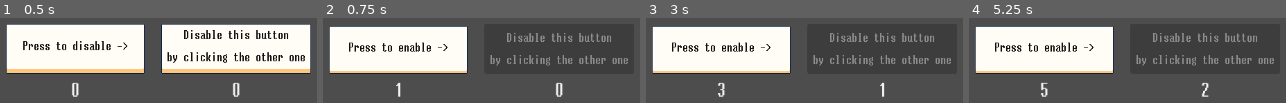
Above: before the commit, frames 1-4 (left to right).
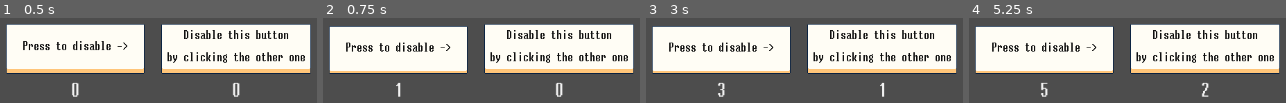
Above: after the commit, the same moments.

Repository: justin-calleja/godot-misc
Game: Godot game, scene res://scenes/btn_disable_another/main.tscn
Same seed, same stepped clock (60 frames per second), same inputs: the game is played once before the commit and once after it.
Inputs:
- Up to frame 1 (0.5 s): no input
- Up to frame 2 (0.75 s): click "Press to disable ->" at 0.5 s
- Up to frame 3 (3 s): click "Press to enable ->" (after the commit: "Press to disable ->") at 1.25 s; click "Disable this button by clicki…" at 2 s; click "Press to disable ->" at 2.75 s
- Up to frame 4 (5.25 s): click "Press to enable ->" (after the commit: "Press to disable ->") at 3.5 s; click "Disable this button by clicki…" at 4.25 s; click "Press to disable ->" at 5 s

Frame 1 is identical in both runs. In frame 2, 29% of the frame differs, in the area x 7-99%, y 7-66%; in frame 3, 29%; in frame 4, 29%.

Commit message:
save

Diff:
--- a/scenes/btn_disable_another/main.tscn
+++ b/scenes/btn_disable_another/main.tscn
@@ -1,6 +1,7 @@
-[gd_scene load_steps=8 format=3 uid="uid://qf7kjmn0qffk"]
+[gd_scene load_steps=10 format=3 uid="uid://qf7kjmn0qffk"]
 
 [ext_resource type="PackedScene" uid="uid://tlartynj2n3e" path="res://scenes/btn/button_large.tscn" id="1_0f8q8"]
+[ext_resource type="Script" path="res://scenes/btn_disable_another/src_and_target_btns.gd" id="1_1nk75"]
 [ext_resource type="Script" path="res://scripts/node/on_parent_signal.gd" id="2_eh23m"]
 [ext_resource type="LabelSettings" uid="uid://dr6l7gegmej14" path="res://resources/madoufutomarugothic_normal_2_white.tres" id="3_jmax1"]
 [ext_resource type="Script" path="res://scripts/base_button/btn_with_sf_disabled.gd" id="4_wvgej"]
@@ -56,6 +57,38 @@
 func on_disabled_change(is_disabled: bool) -> void:
 	btn.text = text_when_disabled if is_disabled else text_when_enabled
 
+"
+
+[sub_resource type="GDScript" id="GDScript_jbwdn"]
+script/source = "extends Node
+
+var _src_btn_text_when_enabled = \"Press to disable ->\"
+var _src_btn_text_when_disabled = \"Press to disable ->\"
+var _src_btn_text_when_ready = _src_btn_text_when_enabled
+
+var _parent: SrcAndTargetBtns
+
+
+func _ready():
+	_parent= get_parent()
+	assert(_parent is SrcAndTargetBtns)
+	_parent.src_btn.pressed.connect(on_src_pressed)
+	_parent.src_btn.text = _src_btn_text_when_ready
+
+
+# Called every frame. 'delta' is the elapsed time since the previous frame.
+func on_src_pressed():
+	var is_target_btn_disabled = _parent.target_btn.disabled
+	toggle_target_btn_disabled_state(is_target_btn_disabled)
+	toggle_src_btn_text(is_target_btn_disabled)
+
+
+func toggle_target_btn_disabled_state(is_target_btn_disabled: bool) -> void:
+	_parent.target_btn.disabled = false if is_target_btn_disabled else true
+
+
+func toggle_src_btn_text(is_target_btn_disabled) -> void:
+	_parent.src_btn.text = _src_btn_text_when_enabled if is_target_btn_disabled else _src_btn_text_when_disabled
 "
 
 [node name="Tmp1" type="Control"]
@@ -140,6 +173,14 @@
 
 [node name="Label" type="Label" parent="MC/HBox/VBoxContainer2"]
 layout_mode = 2
-text = "4242"
+text = "0"
 label_settings = ExtResource("3_jmax1")
 horizontal_alignment = 1
+
+[node name="SrcAndTargetBtns" type="Node" parent="." node_paths=PackedStringArray("src_btn", "target_btn")]
+script = ExtResource("1_1nk75")
+src_btn = NodePath("../MC/HBox/VBoxContainer/Btn")
+target_btn = NodePath("../MC/HBox/VBoxContainer2/TargetBtn")
+
+[node name="Node" type="Node" parent="SrcAndTargetBtns"]
+script = SubResource("GDScript_jbwdn")
--- /dev/null
+++ b/scenes/btn_disable_another/src_and_target_btns.gd
@@ -0,0 +1,39 @@
+@tool
+class_name SrcAndTargetBtns
+extends Node
+
+@export var src_btn: Button:
+	get:
+		return src_btn
+	set(node):
+		src_btn = node
+		update_configuration_warnings()
+
+
+@export var target_btn: Button:
+	get:
+		return target_btn
+	set(node):
+		target_btn = node
+		update_configuration_warnings()
+
+
+func _ready():
+	if Engine.is_editor_hint():	return
+	_post_ready_assertions()
+
+
+func _post_ready_assertions() -> void:
+	assert(is_instance_valid(src_btn), "src_btn is not valid")
+	assert(is_instance_valid(target_btn), "target_btn is not valid")
+
+
+func _get_configuration_warnings():
+	var warnings = []
+
+	if not is_instance_valid(src_btn):
+		warnings.append("src_btn is not valid")
+	if not is_instance_valid(target_btn):
+		warnings.append("target_btn is not valid")
+
+	return warnings
--- /dev/null
+++ b/scripts/node/counter.gd
@@ -0,0 +1,3 @@
+extends Node
+
+var count = 0
